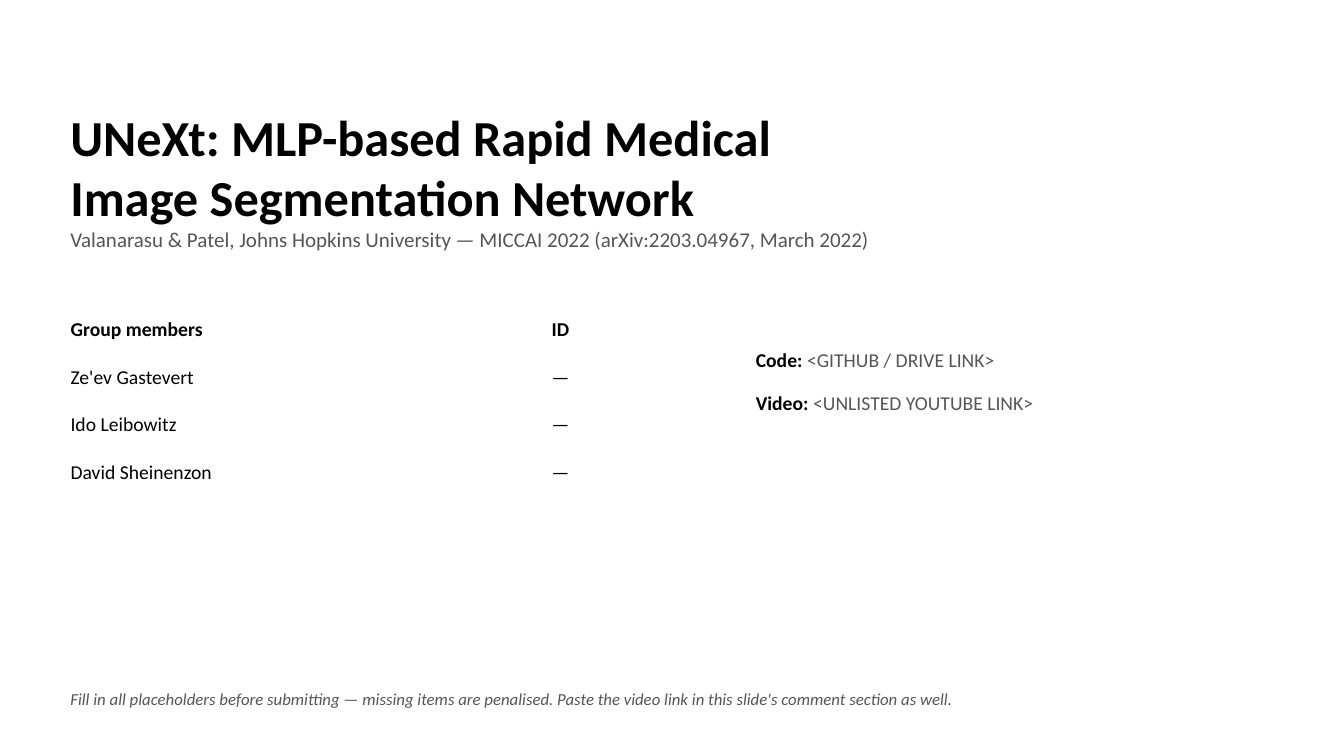
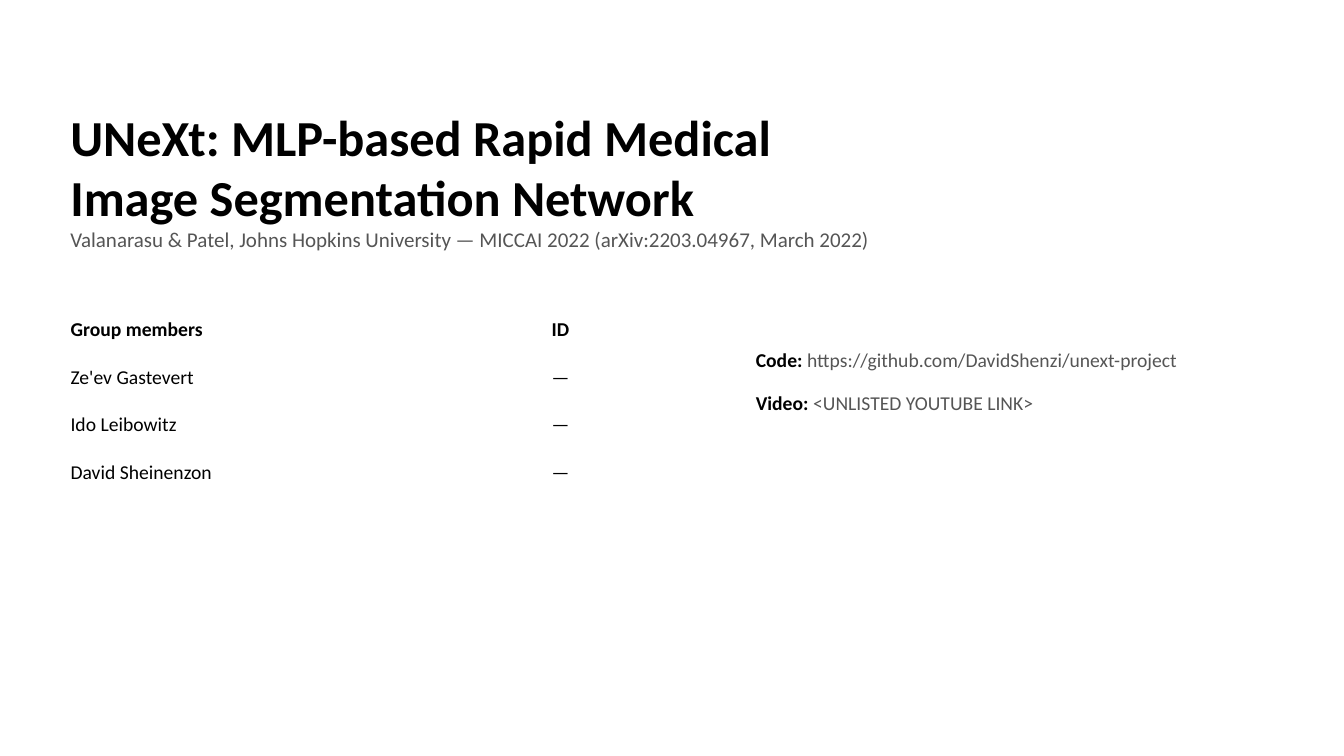
Before and after one commit to DavidShenzi/unext-project, a slide deck: slide 1 of UNeXt_presentation.pptx. Drawn at 1344x756 pixels with LibreOffice and Linux fonts; fonts in the diff are those of the drawing. Boxes give left, top, right and bottom in pixels: in the first picture for what was removed or moved away, otherwise in the second. Text is boxed around its words. In the diff, an @@ line names an element or a change of style, - is before the commit and + after.

```diff
--- a/UNeXt_presentation.pptx
+++ b/UNeXt_presentation.pptx
@@ text at (756, 353, 1177, 371): text changed @@
-Code: <GITHUB / DRIVE LINK>
+Code: https://github.com/DavidShenzi/unext-project
@@ text removed at (70, 693, 952, 708) @@
-Fill in all placeholders before submitting — missing items are penalised. Paste the video link in this slide's comment section as well.
```
